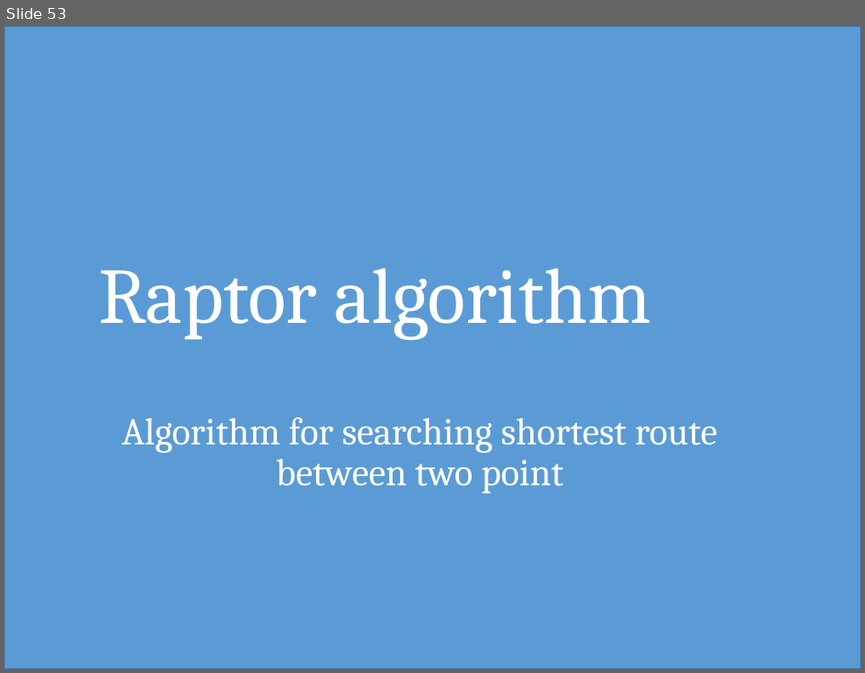
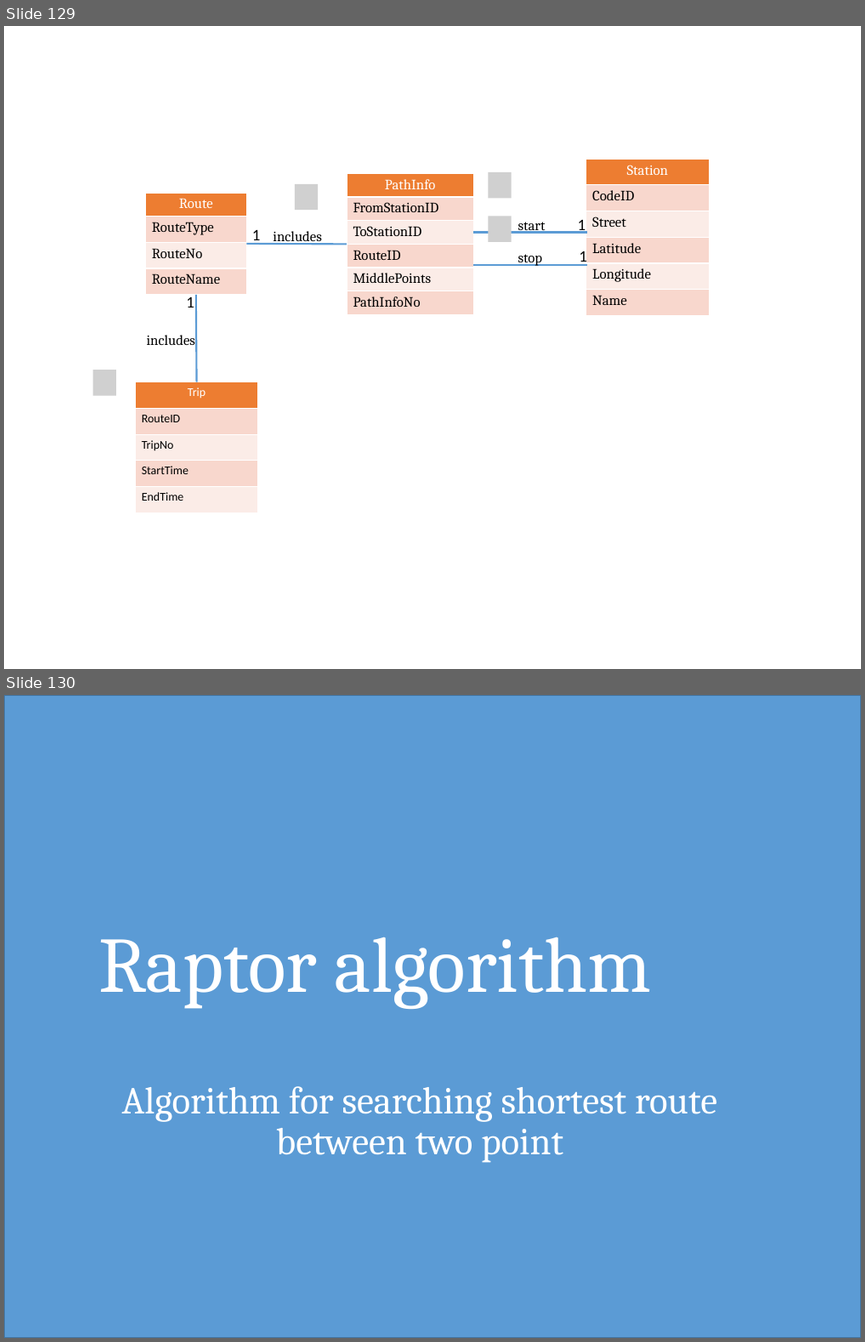
Before and after one commit to hqt/street-router, a slide deck: Document/presentation/full presentation.pptx. Shown one above the other, each under a label of ours: slide 53 before the commit, slides 129 and 130 after it. The pictures are 865x673 and 865x1342 pixels, drawn with LibreOffice and Linux fonts; fonts in the diff are those of the drawing; grey boxes stand for pictures. Boxes give left, top, right and bottom in pixels: in the first picture for what was removed or moved away, otherwise in the second. Text is boxed around its words. In the diff, an @@ line names an element or a change of style, - is before the commit and + after.

```diff
--- a/Document/presentation/full presentation.pptx
+++ b/Document/presentation/full presentation.pptx
@@ slide 129 added at [4,26,861,669], background #FFFFFF @@
@@ table added at [347,173,473,315], 6 rows, 1 columns @@
+PathInfo
+FromStationID
+ToStationID
+RouteID
+MiddlePoints
+PathInfoNo
@@ picture added at [488,172,511,199] @@
@@ table added at [585,159,709,316], 6 rows, 1 columns @@
+Station
+CodeID
+Street
+Latitude
+Longitude
+Name
@@ table added at [145,193,246,295], 4 rows, 1 columns @@
+Route
+RouteType
+RouteNo
+RouteName
@@ picture added at [295,183,318,210] @@
@@ picture added at [488,216,511,242] @@
@@ text added at [518,222,545,233], 12 pt, text #000000 @@
+start
@@ text added at [578,220,586,233], 13.5 pt, text #000000 @@
+1
@@ line added from (246, 244) to (347, 244), #5B9BD5 1.5 pt @@
@@ text added at [252,230,261,244], 13.5 pt, text #000000 @@
+1
@@ text added at [273,231,321,245], 12 pt, text #000000 @@
+includes
@@ line added from (473, 233) to (587, 233), #5B9BD5 1.5 pt @@
@@ text added at [518,254,543,266], 12 pt, text #000000 @@
+stop
@@ text added at [579,249,587,266], 13.5 pt, text #000000 @@
+1
@@ line added from (473, 265) to (587, 265), #5B9BD5 1.5 pt @@
@@ text added at [186,297,194,307], 13.5 pt, text #000000 @@
+1
@@ line added from (196, 295) to (197, 381), #5B9BD5 1.5 pt @@
@@ text added at [147,335,195,345], 12 pt, text #000000 @@
+includes
@@ picture added at [93,369,116,395] @@
@@ table added at [135,381,257,512], 5 rows, 1 columns @@
+Trip
+RouteID
+TripNo
+StartTime
+EndTime
@@ what was slide 53 is now slide 130 @@
```
Also in this commit, not shown: 31 slides changed, 133 other slides added, 113 slides removed.
